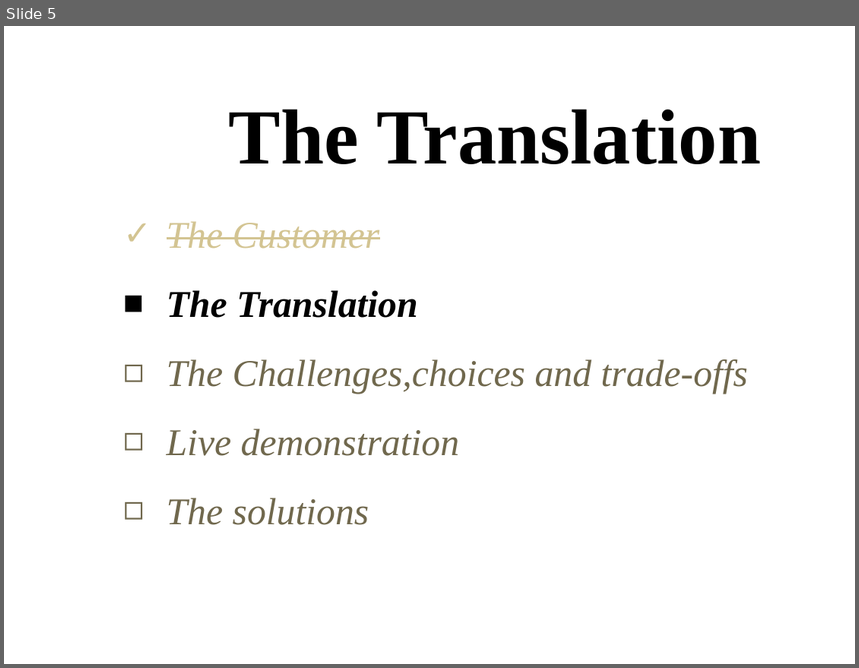
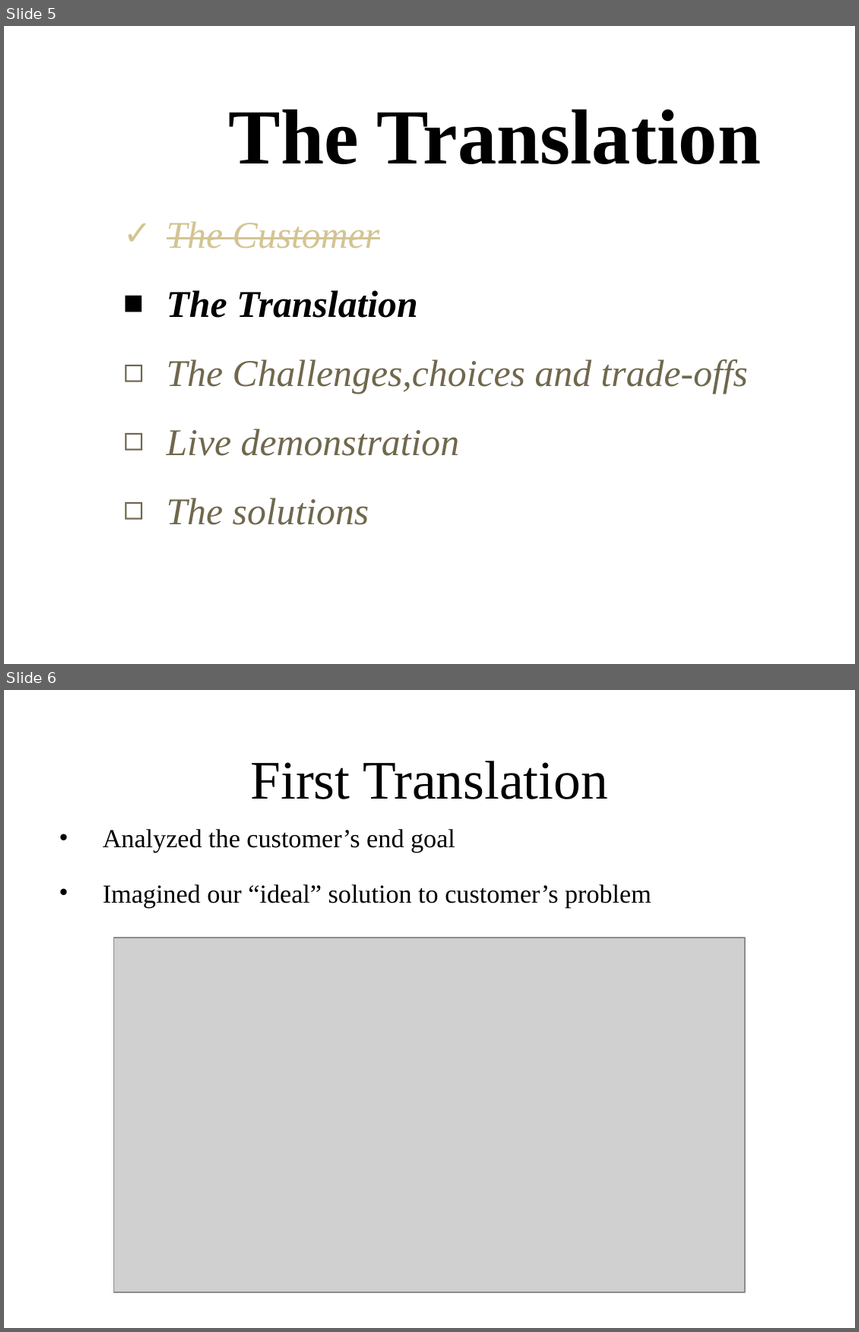
Before and after one commit to childeqi/RTVE, a slide deck: cs1530.pptx. Shown one above the other, each under a label of ours: slide 5 before the commit, slides 5 and 6 after it. The pictures are 859x668 and 859x1332 pixels, drawn with LibreOffice and Linux fonts; fonts in the diff are those of the drawing; grey boxes stand for pictures; background and template pictures are left out. Boxes give left, top, right and bottom in pixels: in the first picture for what was removed or moved away, otherwise in the second. Text is boxed around its words. In the diff, an @@ line names an element or a change of style, - is before the commit and + after.

Commit message:
Added translation slides

```diff
--- a/cs1530.pptx
+++ b/cs1530.pptx
@@ slide 6 added at box(4, 690, 855, 1328), background picture (left out) @@
@@ title added at box(250, 761, 608, 799), 46 pt, text #000000 @@
+First Translation
@@ text added at box(103, 829, 652, 908), 22 pt, text #000000 @@
+• Analyzed the customer’s end goal
+• Imagined our “ideal” solution to customer’s problem
@@ picture added at box(113, 938, 744, 1293) @@
```
Also in this commit, not shown: 3 other slides added, 1 slide removed.
